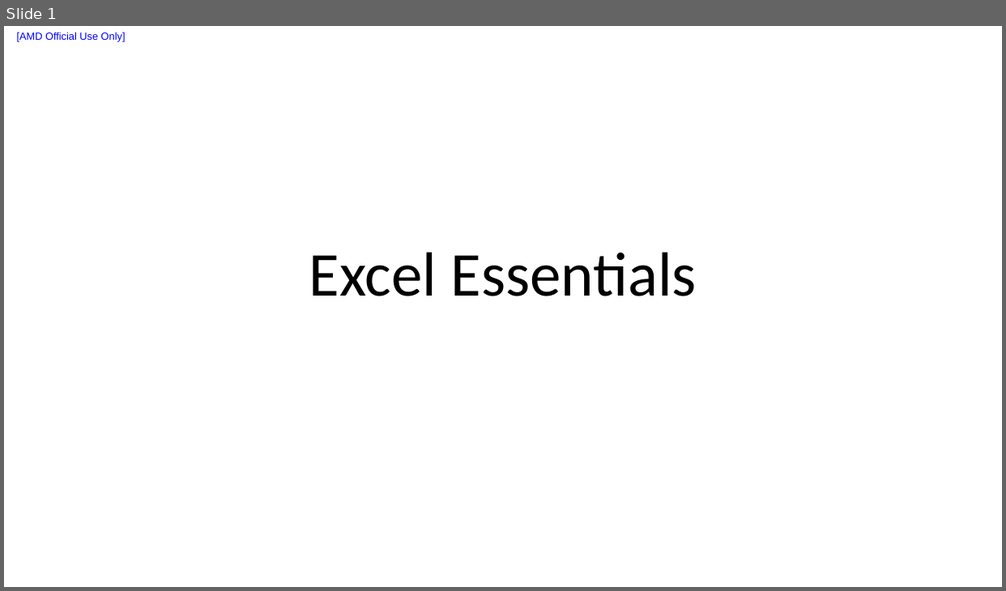
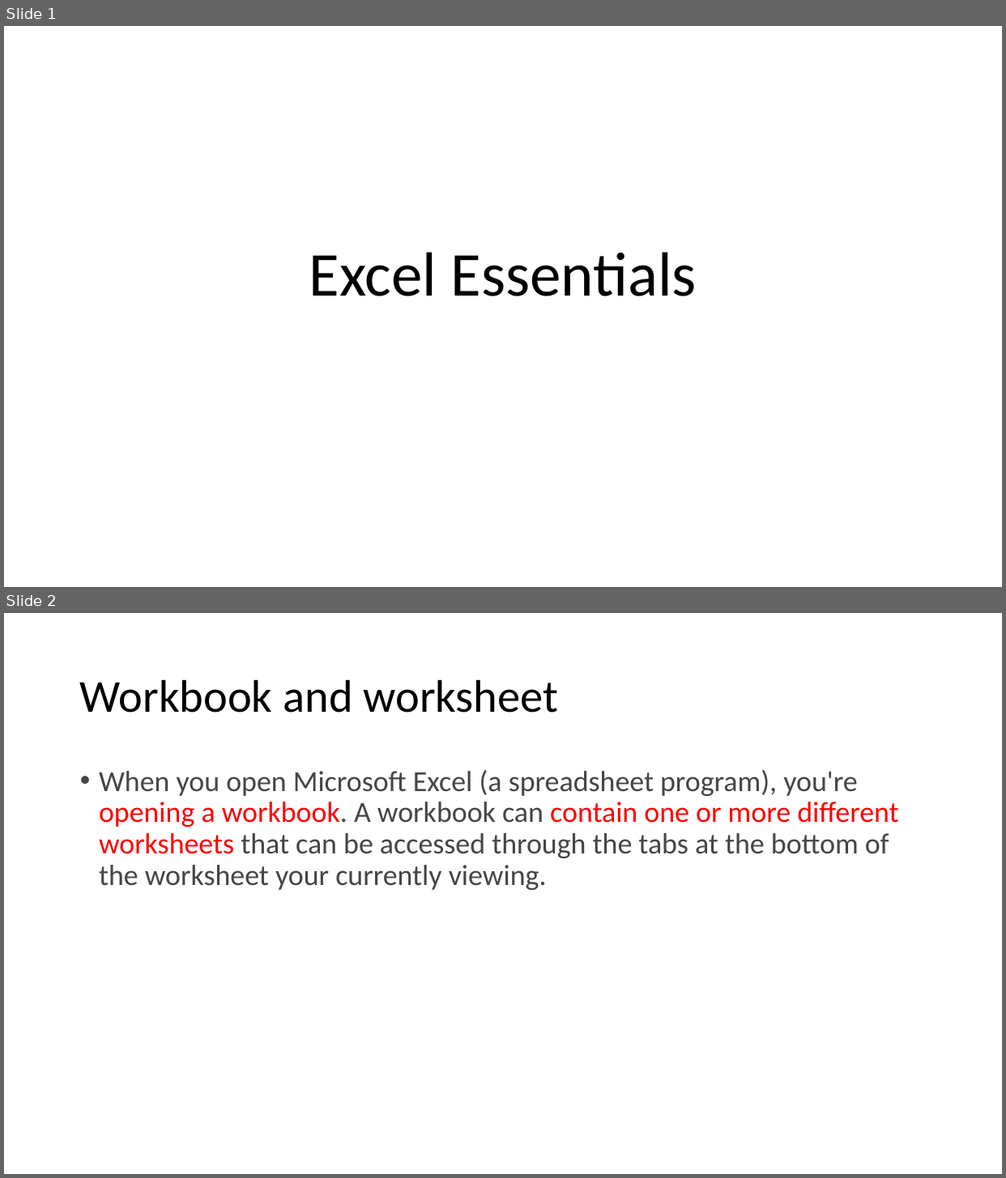
Before and after one commit to liuxu-github-ui/Excel, a slide deck: ExcelEssentialSkills.pptx. Shown one above the other, each under a label of ours: slide 1 before the commit, slides 1 and 2 after it. The pictures are 1006x591 and 1006x1178 pixels, drawn with LibreOffice and Linux fonts; fonts in the diff are those of the drawing. Boxes give left, top, right and bottom in pixels: in the first picture for what was removed or moved away, otherwise in the second. Text is boxed around its words. In the diff, an @@ line names an element or a change of style, - is before the commit and + after.

```diff
--- a/ExcelEssentialSkills.pptx
+++ b/ExcelEssentialSkills.pptx
@@ slide 2 added at (4, 613, 1002, 1174), background #FFFFFF @@
@@ title added at (80, 679, 558, 713), 44 pt, text #000000 @@
+Workbook and worksheet
@@ text added at (99, 770, 898, 890), 28 pt, text #454545 @@
+• When you open Microsoft Excel (a spreadsheet program), you're opening a workbook. A workbook can contain one or more different worksheets that can be accessed through the tabs at the bottom of the worksheet your currently viewing.
@@ slide 1 changed as well @@
@@ text removed at (17, 32, 126, 42) @@
-[AMD Official Use Only]
```
Also in this commit, not shown: 7 other slides changed, 1 other slide added, 1 slide removed, 37 other files.
